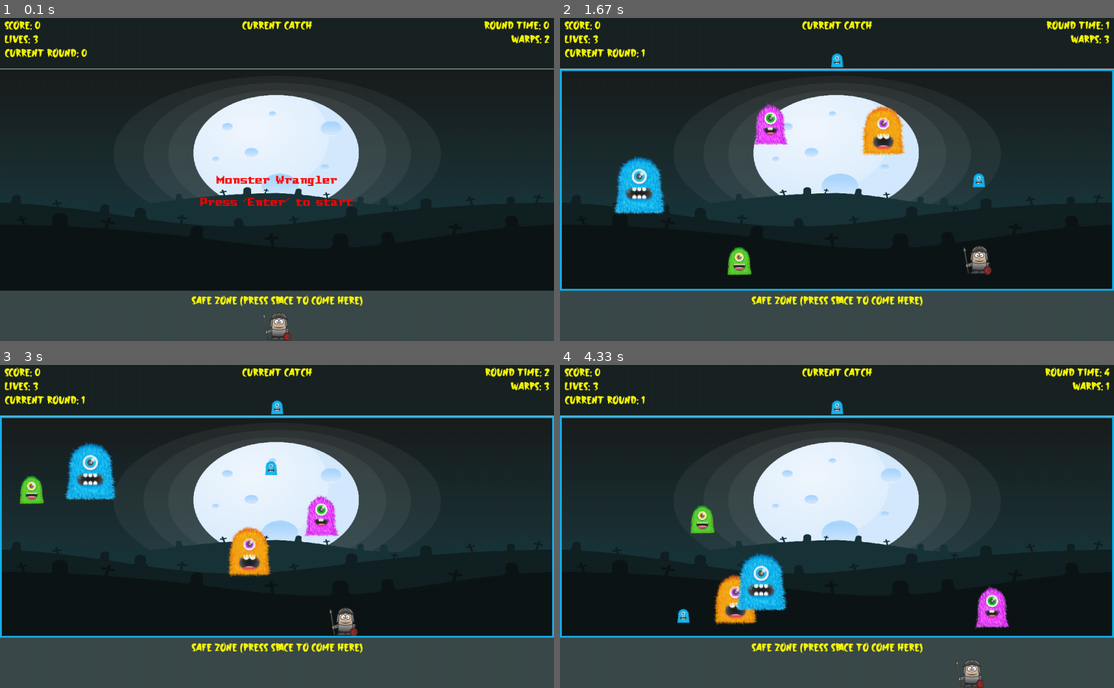
Above: before the commit, frames 1-4 (two rows, left to right).
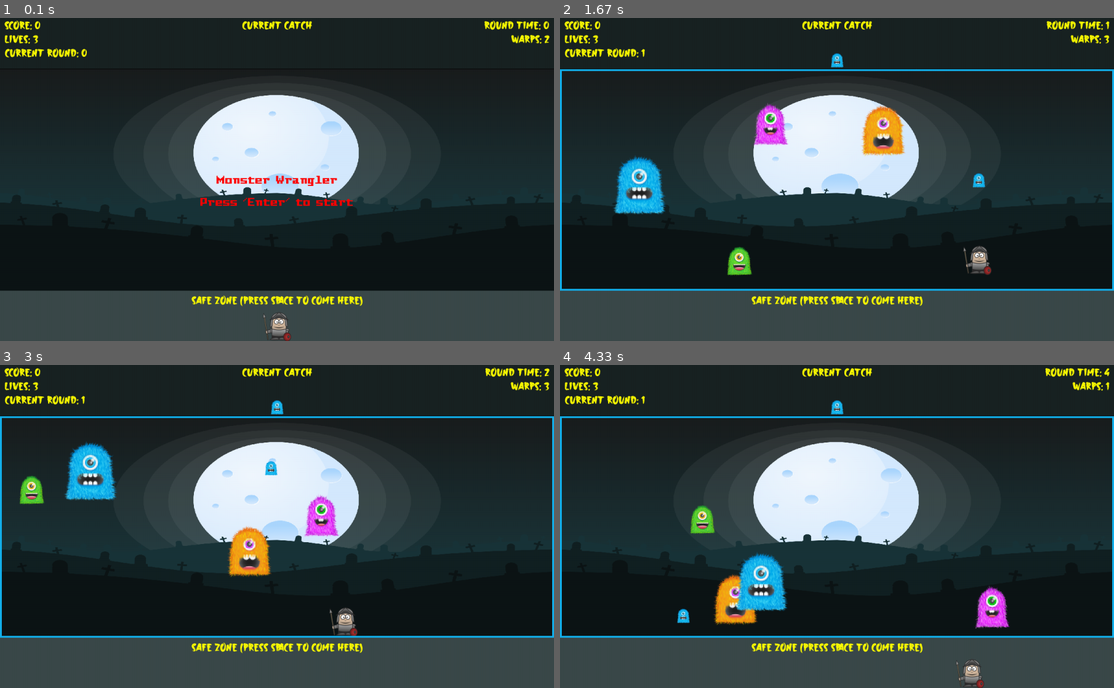
Above: after the commit, the same moments.

Repository: saphir-lab/pygame_monster_wrangler
Game: pygame game, started from main.py
Same seed, same stepped clock (60 frames per second), same inputs: the game is played once before the commit and once after it.
Inputs:
- Up to frame 1 (0.1 s): no input
- Up to frame 2 (1.67 s): tap Enter at 0.33 s; hold Right 0.67-1.13 s; hold Up 1.17-1.47 s; hold Right from 1.5 s (still down)
- Up to frame 3 (3 s): release Right at 1.97 s; hold Left 2-2.53 s; hold Down 2.57-2.87 s; hold Left from 2.9 s (still down)
- Up to frame 4 (4.33 s): release Left at 3.3 s; hold Up 3.33-3.7 s; tap Space at 3.4, 3.8, 4.1 s; hold Right from 3.73 s (still down)

The runs differ from the first frame. In frame 1, 0.4% of the frame differs, in the area x 0-100%, y 15-16%; in frame 2, 0.4%; in frame 3, 0.4%; in frame 4, 0.4%.

Commit message:
Possibility of background for all zones

Diff:
--- a/dashboard.py
+++ b/dashboard.py
@@ -13,80 +13,98 @@
 
 
 class Dashboard():
-    def __init__(self, screen:pygame.Surface, logger:ColorLogger=None):
+    def __init__(self, screen: pygame.Surface, logger: ColorLogger = None):
         self.logger = logger
         self.screen = screen
 
         # load Dashboard settings
-        self.param_file = os.path.join(SETTINGS,"dashboard.yaml")
+        self.param_file = os.path.join(SETTINGS, "dashboard.yaml")
         self.settings = ParameterFile(self.param_file, logger).parameters
         if self.logger:
             self.logger.info(f"Dashboard settings: {self.settings}")
         self._init_var_from_settings()
 
         # Determine Rectangle for Dashboard at TOP of screen
-        self.screen_rect = pygame.Rect(0, 0, screen.get_width(), self.zone_height)
+        self.screen_rect = pygame.Rect(
+            0, 0, screen.get_width(), self.zone_height)
 
-        #Set font
+        # Set background images
+        if self.background_image_path:
+            self.background_image = pygame.transform.scale(
+                pygame.image.load(self.background_image_path), self.screen_rect.size)
+
+        # Set font
         self.font = pygame.font.Font(self.font_path, size=self.font_size)
 
         # Dashboard elements
         self.reset_score()
-        self.target_monster:Monster = None
+        self.target_monster: Monster = None
 
     def _init_var_from_settings(self):
         """ Initialize instance variables from setting file content """
         try:
-            self.zone_height:str = self.settings["Height"]
-            self.font_path:str = self.settings["Font"]["Path"]
-            self.font_size:int = self.settings["Font"]["Size"]
-            self.font_color:tuple = self.settings["Font"]["Color"]
-            self.background_color:tuple = self.settings["Background"]["Color"]
+            self.zone_height: str = self.settings["Height"]
+            self.font_path: str = self.settings["Font"]["Path"]
+            self.font_size: int = self.settings["Font"]["Size"]
+            self.font_color: tuple = self.settings["Font"]["Color"]
+            self.background_color: tuple = self.settings["Background"]["Color"]
+            self.background_image_path: str = self.settings["Background"]["Image"]
         except Exception as e:
             if self.logger:
-                self.logger.error(f"{str(e)} field not found in {self.param_file} !")
+                self.logger.error(
+                    f"{str(e)} field not found in {self.param_file} !")
                 self.logger.error(f"EXIT PROGRAM !!!")
             else:
-                print("ERROR:", f"{str(e)} field not found in {self.param_file} !")
+                print(
+                    "ERROR:", f"{str(e)} field not found in {self.param_file} !")
                 print("ERROR:", f"EXIT PROGRAM !!!")
             exit()
 
     def add_score(self):
         self.score += 100*self.round_number
 
-    def draw(self, lives:int, warps:int, target_monster:Monster):
+    def draw(self, lives: int, warps: int, target_monster: Monster):
         """Draw the HUD and other to the display"""
         self.target_monster = target_monster
         text_margin = 10
 
-        #Set text
-        catch_text = self.font.render("Current Catch", True, self.font_color )
+        # Set text
+        catch_text = self.font.render("Current Catch", True, self.font_color)
         catch_rect = catch_text.get_rect()
         catch_rect.centerx = self.screen_rect.centerx
         catch_rect.top = 5
 
-        score_text = self.font.render("Score: " + str(self.score), True, self.font_color )
+        score_text = self.font.render(
+            "Score: " + str(self.score), True, self.font_color)
         score_rect = score_text.get_rect()
         score_rect.topleft = (self.screen_rect.left + text_margin, 5)
 
-        lives_text = self.font.render("Lives: " + str(lives), True, self.font_color )
+        lives_text = self.font.render(
+            "Lives: " + str(lives), True, self.font_color)
         lives_rect = lives_text.get_rect()
         lives_rect.topleft = (self.screen_rect.left + text_margin, 35)
 
-        round_text = self.font.render("Current Round: " + str(self.round_number), True, self.font_color )
+        round_text = self.font.render(
+            "Current Round: " + str(self.round_number), True, self.font_color)
         round_rect = round_text.get_rect()
         round_rect.topleft = (self.screen_rect.left + text_margin, 65)
 
-        time_text = self.font.render("Round Time: " + str(self.round_time), True, self.font_color )
+        time_text = self.font.render(
+            "Round Time: " + str(self.round_time), True, self.font_color)
         time_rect = time_text.get_rect()
         time_rect.topright = (self.screen_rect.right - text_margin, 5)
 
-        warp_text = self.font.render("Warps: " + str(warps), True, self.font_color )
+        warp_text = self.font.render(
+            "Warps: " + str(warps), True, self.font_color)
         warp_rect = warp_text.get_rect()
         warp_rect.topright = (self.screen_rect.right - text_margin, 35)
 
-        #Blit the HUD
-        pygame.draw.rect(self.screen, self.background_color, self.screen_rect, 0)
+        # Blit the Dashboard
+        if self.background_color:
+            pygame.draw.rect(self.screen, self.background_color,
+                             self.screen_rect, 0)
+        if self.background_image_path:
+            self.screen.blit(self.background_image, self.screen_rect)
         self.screen.blit(catch_text, catch_rect)
         self.screen.blit(score_text, score_rect)
         self.screen.blit(round_text, round_rect)
@@ -103,7 +121,7 @@
         # pygame.draw.rect(self.screen, self.target_monster.color, target_monster_rect, 2)
 
     def get_bonus(self):
-        #Provide a score bonus based on how quickly the round was finished
+        # Provide a score bonus based on how quickly the round was finished
         self.bonus = int(10000*self.round_number/(1 + self.round_time))
 
     def new_round(self):
--- a/game.py
+++ b/game.py
@@ -17,7 +17,7 @@
 from utils.coloredlog import ColorLogger
 
 # TODO
-# - Load of background images
+# - DONE: Load of background images
 # - Load image or animated sprites using parameters
 # - How to validate format of fields in YAMLL file --> use schema library
 # - Add more logging for debugging purpose
@@ -128,7 +128,8 @@
 
     def update(self, msg1: pygame.Surface = None, msg2: pygame.Surface = None):
         # Fill the display
-        self.screen.fill(self.background_color)
+        if self.background_color:
+            self.screen.fill(self.background_color)
 
         # Blit the background
         if self.background_image_path:
--- a/safezone.py
+++ b/safezone.py
@@ -12,52 +12,65 @@
 
 
 class SafeZone():
-    def __init__(self, screen:pygame.Surface, logger:ColorLogger=None):
+    def __init__(self, screen: pygame.Surface, logger: ColorLogger = None):
         self.logger = logger
         self.screen = screen
 
         # load Dashboard settings
-        self.param_file = os.path.join(SETTINGS,"safezone.yaml")
+        self.param_file = os.path.join(SETTINGS, "safezone.yaml")
         self.settings = ParameterFile(self.param_file, logger).parameters
         if self.logger:
             self.logger.info(f"SafeZone settings: {self.settings}")
         self._init_var_from_settings()
 
         # Determine Rectangle for Safe zone at BOTTOM of screen
-        self.screen_rect = pygame.Rect(0, screen.get_height()-self.zone_height+1, screen.get_width(), self.zone_height)
+        self.screen_rect = pygame.Rect(0, screen.get_height(
+        )-self.zone_height+1, screen.get_width(), self.zone_height)
 
-        #Set font
+        # Set background images
+        if self.background_image_path:
+            self.background_image = pygame.transform.scale(
+                pygame.image.load(self.background_image_path), self.screen_rect.size)
+
+        # Set font
         self.font = pygame.font.Font(self.font_path, size=self.font_size)
 
     def _init_var_from_settings(self):
         """ Initialize instance variables from setting file content """
         try:
-            self.zone_height:str = self.settings["Height"]
-            self.font_path:str = self.settings["Font"]["Path"]
-            self.font_size:int = self.settings["Font"]["Size"]
-            self.font_color:tuple = self.settings["Font"]["Color"]
-            self.background_color:tuple = self.settings["Background"]["Color"]
+            self.zone_height: str = self.settings["Height"]
+            self.font_path: str = self.settings["Font"]["Path"]
+            self.font_size: int = self.settings["Font"]["Size"]
+            self.font_color: tuple = self.settings["Font"]["Color"]
+            self.background_color: tuple = self.settings["Background"]["Color"]
+            self.background_image_path: str = self.settings["Background"]["Image"]
         except Exception as e:
             if self.logger:
-                self.logger.error(f"{str(e)} field not found in {self.param_file} !")
+                self.logger.error(
+                    f"{str(e)} field not found in {self.param_file} !")
                 self.logger.error(f"EXIT PROGRAM !!!")
             else:
-                print("ERROR:", f"{str(e)} field not found in {self.param_file} !")
+                print(
+                    "ERROR:", f"{str(e)} field not found in {self.param_file} !")
                 print("ERROR:", f"EXIT PROGRAM !!!")
             exit()
 
     def draw(self):
         """Draw the Safezone"""
         text_margin = 10
-        safezone_text = self.font.render("Safe Zone (press space to come here)", True, self.font_color )
+        safezone_text = self.font.render(
+            "Safe Zone (press space to come here)", True, self.font_color)
         safezone_rect = safezone_text.get_rect()
         safezone_rect.centerx = self.screen_rect.centerx
         safezone_rect.top = self.screen_rect.top + text_margin
 
-        #Blit the safe zone
-        pygame.draw.rect(self.screen, self.background_color, self.screen_rect, 0)
+        # Blit the safe zone
+        if self.background_color:
+            pygame.draw.rect(self.screen, self.background_color,
+                             self.screen_rect, 0)
+        if self.background_image_path:
+            self.screen.blit(self.background_image, self.screen_rect)
         self.screen.blit(safezone_text, safezone_rect)
-
 
 
 if __name__ == "__main__":
--- a/settings/game.yaml
+++ b/settings/game.yaml
@@ -8,7 +8,7 @@
   Size: 24
   Color: [255, 0, 0]     # RED
 Background:
-  Color: [255, 255, 255]   # BLACK
+  Color: null
   Image: assets/images/background/graveyard.png
 Music:
   Play: null
